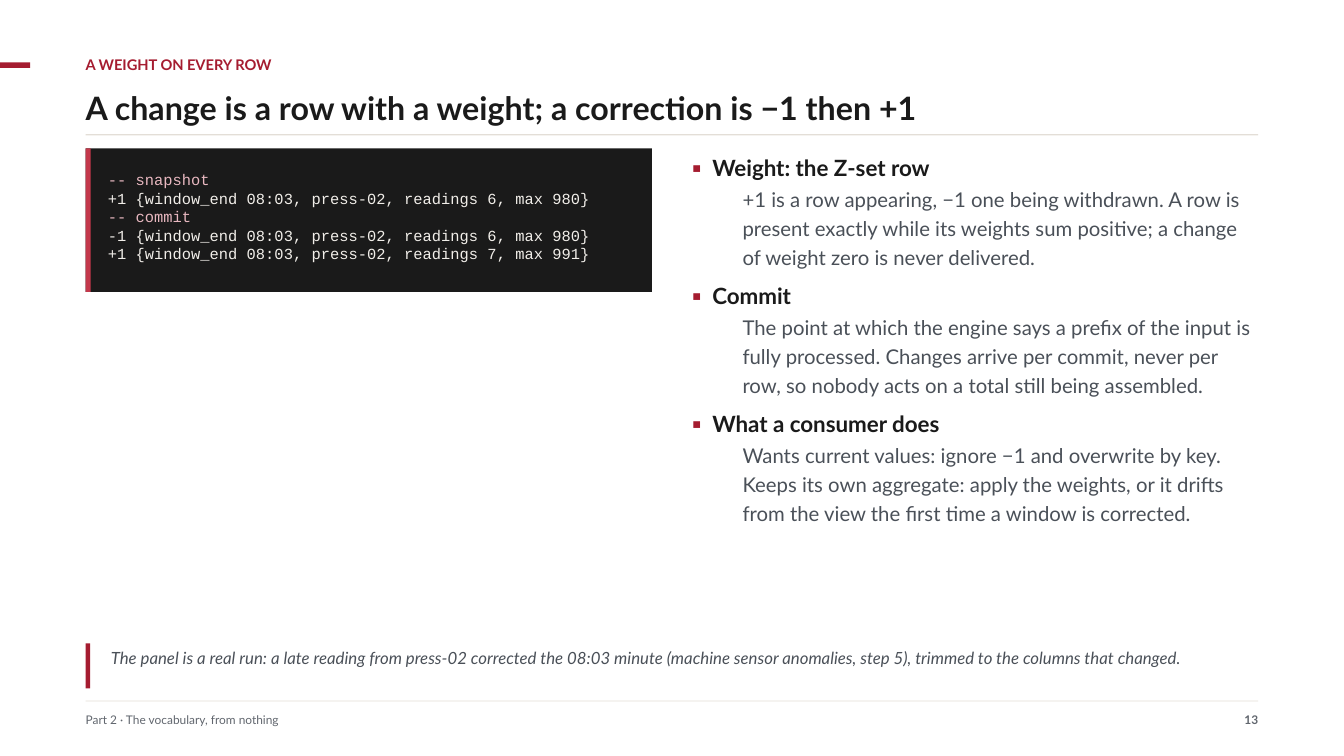
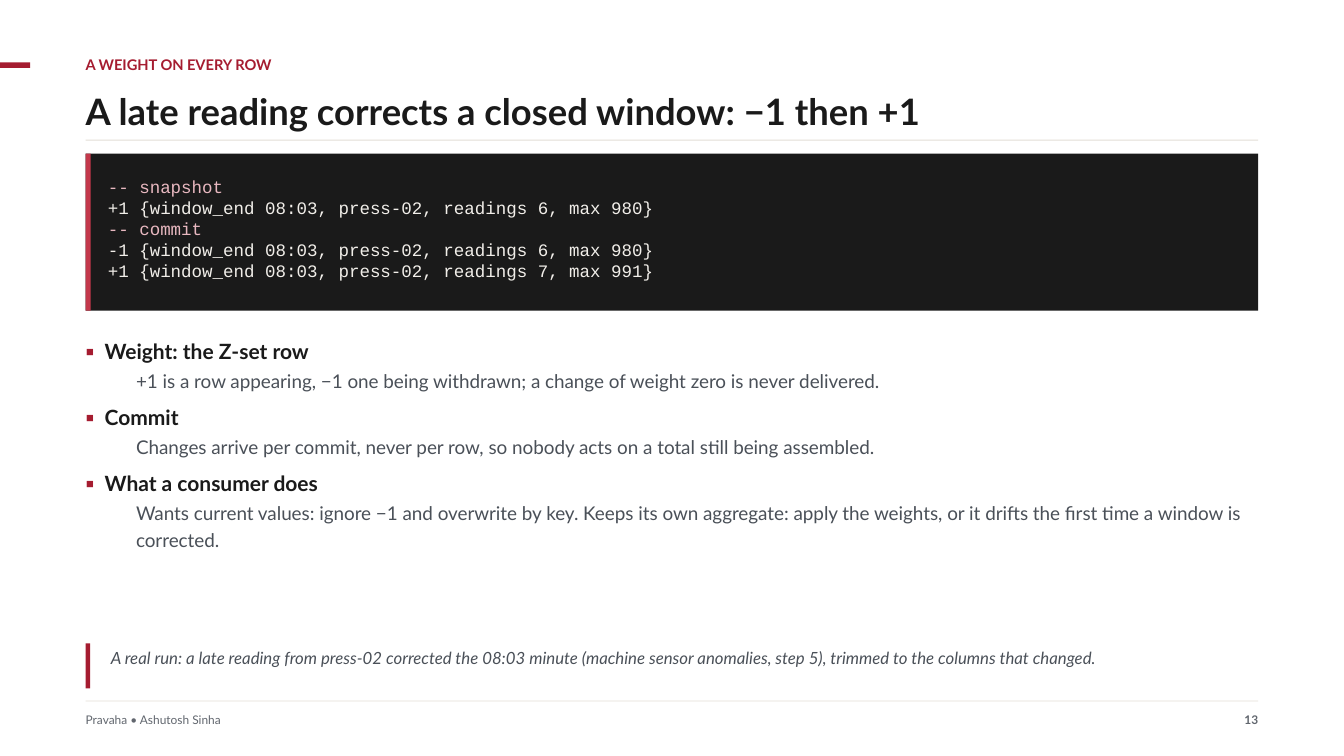
Before and after one commit to ajsinha/pravaha, a slide deck: slide 13 of docs/publications/Pravaha-Continuous-SQL-Engine-Design-and-Evidence.pptx. Drawn at 1344x756 pixels with LibreOffice and Linux fonts; fonts in the diff are those of the drawing. Boxes give left, top, right and bottom in pixels: in the first picture for what was removed or moved away, otherwise in the second. Text is boxed around its words. In the diff, an @@ line names an element or a change of style, - is before the commit and + after.

```diff
--- a/docs/publications/Pravaha-Continuous-SQL-Engine-Design-and-Evidence.pptx
+++ b/docs/publications/Pravaha-Continuous-SQL-Engine-Design-and-Evidence.pptx
@@ text at bbox=[86, 98, 920, 132]: text changed; size 23 to 26 pt @@
-A change is a row with a weight; a correction is −1 then +1
+A late reading corrects a closed window: −1 then +1
@@ rectangle: place and size @@
-rectangle at bbox=[86, 134, 1258, 135]
+rectangle at bbox=[86, 140, 1258, 141]
@@ rectangle: place and size @@
-rectangle at bbox=[86, 148, 91, 291]
+rectangle at bbox=[86, 154, 91, 312]
@@ rectangle: place and size @@
-rectangle at bbox=[86, 148, 652, 291]
+rectangle at bbox=[86, 154, 1258, 312]
@@ text "-- snapshot" at bbox=[108, 181, 653, 281]: size 11 to 12.5 pt @@
@@ text "▪ Weight: the Z-set row": place and size @@
-text "▪ Weight: the Z-set row" at bbox=[712, 159, 1250, 521]
+text "▪ Weight: the Z-set row" at bbox=[105, 343, 1241, 547]
@@ text at bbox=[105, 343, 318, 491]: size 16 to 15 pt in "▪ Weight: the Z-set row", "▪ Commit", "▪ What a consumer does" @@
@@ text at bbox=[136, 374, 879, 392]: text changed; size 14.5 to 13.5 pt @@
-  +1 is a row appearing, −1 one being withdrawn. A row is present exactly while its weights sum positive; a change of weight zero is never delivered.
+  +1 is a row appearing, −1 one being withdrawn; a change of weight zero is never delivered.
@@ text at bbox=[136, 440, 874, 458]: text changed; size 14.5 to 13.5 pt @@
-  The point at which the engine says a prefix of the input is fully processed. Changes arrive per commit, never per row, so nobody acts on a total still being assembled.
+  Changes arrive per commit, never per row, so nobody acts on a total still being assembled.
@@ text at bbox=[136, 506, 1241, 547]: text changed; size 14.5 to 13.5 pt @@
-  Wants current values: ignore −1 and overwrite by key. Keeps its own aggregate: apply the weights, or it drifts from the view the first time a window is corrected.
+  Wants current values: ignore −1 and overwrite by key. Keeps its own aggregate: apply the weights, or it drifts the first time a window is corrected.
@@ text at bbox=[111, 651, 1096, 667]: text changed @@
-The panel is a real run: a late reading from press-02 corrected the 08:03 minute (machine sensor anomalies, step 5), trimmed to the columns that changed.
+A real run: a late reading from press-02 corrected the 08:03 minute (machine sensor anomalies, step 5), trimmed to the columns that changed.
@@ text at bbox=[86, 715, 220, 724]: text changed @@
-Part 2 · The vocabulary, from nothing
+Pravaha • Ashutosh Sinha
```
Also in this commit, not shown: 17 other slides changed, 38 slides added, 81 slides removed, 11 other files.
